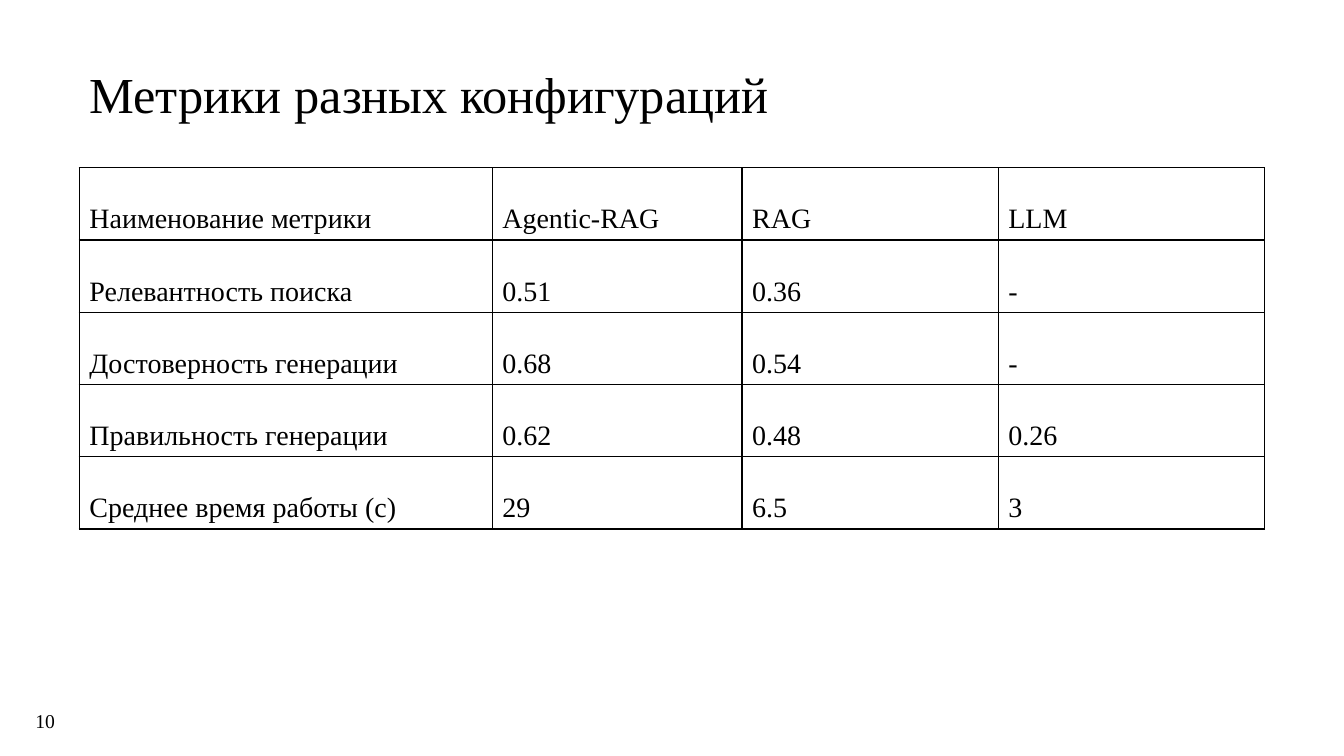
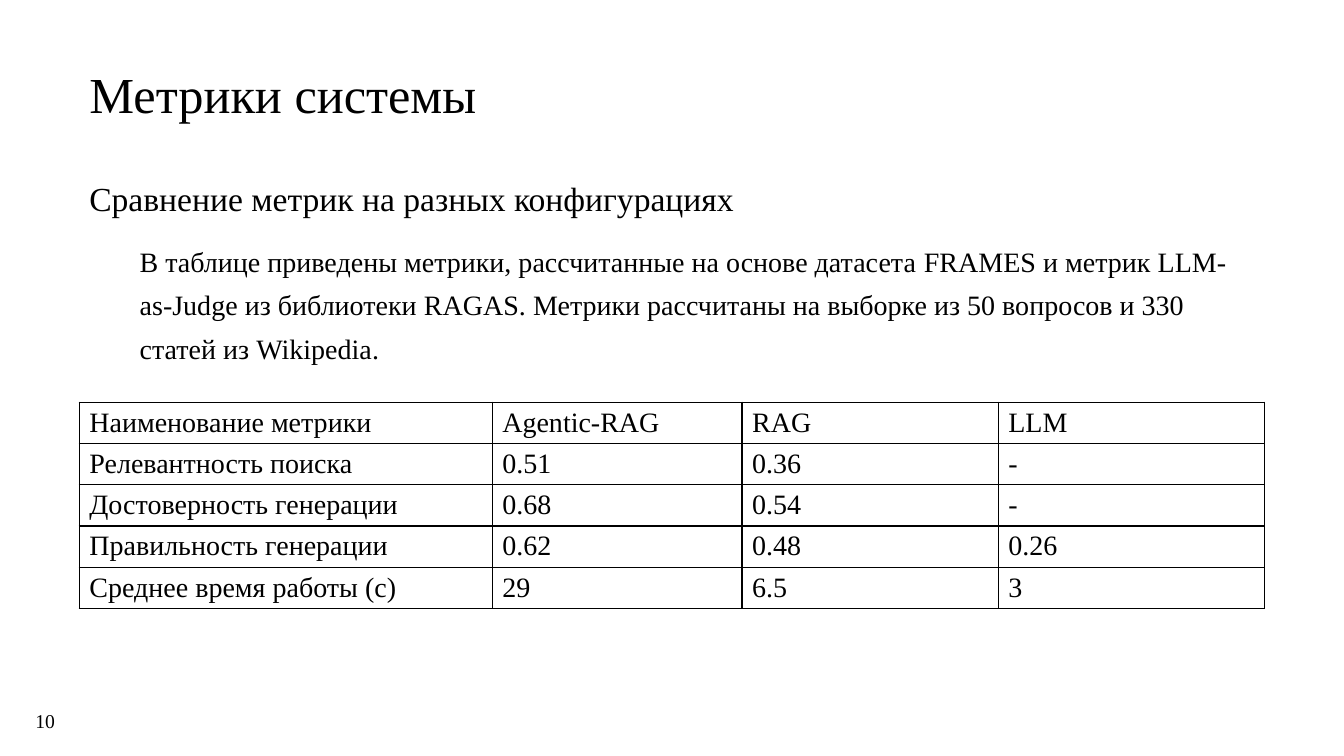
Before and after one commit to Syrenny/diploma-text, a slide deck: slide 10 of report_20.05/21930_Сыренный.pptx. Drawn at 1344x756 pixels with LibreOffice and Linux fonts; fonts in the diff are those of the drawing. Boxes give left, top, right and bottom in pixels: in the first picture for what was removed or moved away, otherwise in the second. Text is boxed around its words. In the diff, an @@ line names an element or a change of style, - is before the commit and + after.

```diff
--- a/report_20.05/21930_Сыренный.pptx
+++ b/report_20.05/21930_Сыренный.pptx
@@ title at [89,80,477,123]: text changed @@
-Метрики разных конфигураций
+Метрики системы
@@ text added at [89,187,1226,365], 20 pt, text #000000 @@
+Сравнение метрик на разных конфигурациях
+  В таблице приведены метрики, рассчитанные на основе датасета FRAMES и метрик LLM-as-Judge из библиотеки RAGAS. Метрики рассчитаны на выборке из 50 вопросов и 330 статей из Wikipedia.
@@ table at [80,402,1265,621] @@
@@ line spacing 2 to 1 @@
@@ table: place and size @@
-table at [80,167,1265,527]
+table at [80,402,1265,621]
```
Also in this commit, not shown: 6 other slides changed, 2 slides added, 1 slide removed, 4 other files.
